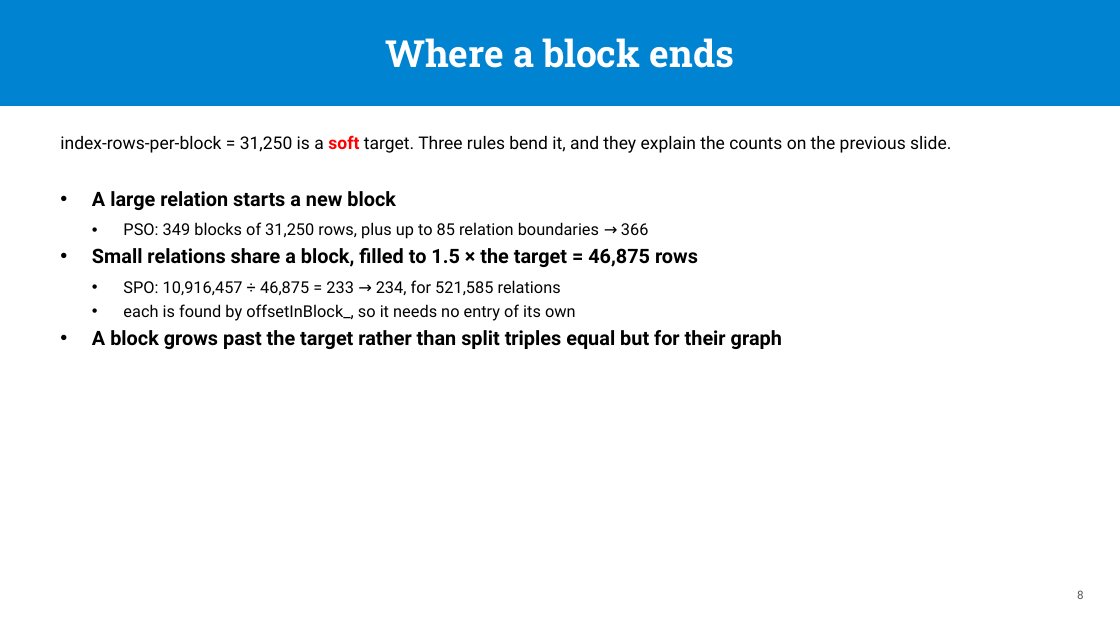
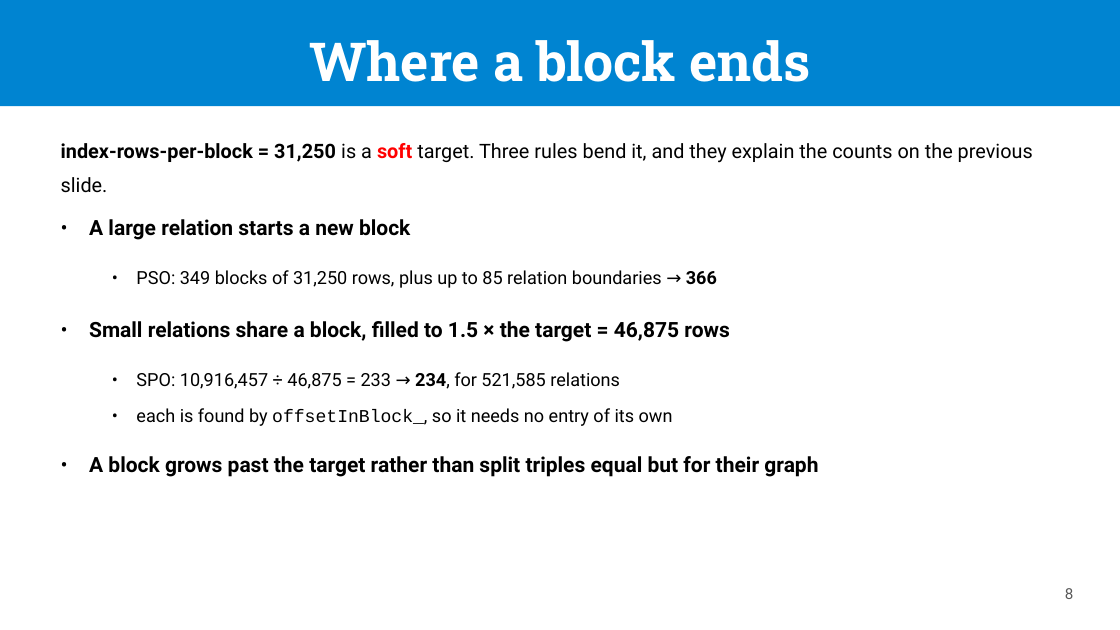
Before and after one commit to passage-org/passage, a slide deck: slide 8 of passage-qlever/slides/QLever as a Passage backend.pptx. Drawn at 1120x630 pixels with LibreOffice and Linux fonts; fonts in the diff are those of the drawing. Boxes give left, top, right and bottom in pixels: in the first picture for what was removed or moved away, otherwise in the second. Text is boxed around its words. In the diff, an @@ line names an element or a change of style, - is before the commit and + after.

```diff
--- a/passage-qlever/slides/QLever as a Passage backend.pptx
+++ b/passage-qlever/slides/QLever as a Passage backend.pptx
@@ text "Where a block ends": place and size @@
-text "Where a block ends" at box(385, 38, 734, 68)
+text "Where a block ends" at box(310, 40, 811, 82)
@@ text "Where a block ends" at box(310, 40, 811, 82): size 32 to 46 pt; line spacing 1 to 1.1; vertical alignment middle to top @@
@@ rectangle removed at box(0, 0, 1120, 106) @@
@@ rectangle added at box(0, 0, 1120, 106), fill #0084D1 @@
@@ text "index-rows-per-block = 31,250 is a ..." at box(61, 143, 1033, 193): size 15 to 17 pt; bold on in "index-rows-per-block = 31,250"; line spacing 1.2 to 1.4 @@
@@ text added at box(89, 219, 410, 240), 18 pt, text #000000, bold @@
+• A large relation starts a new block
@@ text added at box(136, 270, 717, 288), 15.5 pt, text #000000 @@
+• PSO: 349 blocks of 31,250 rows, plus up to 85 relation boundaries → 366
@@ text added at box(89, 321, 729, 342), 18 pt, text #000000, bold @@
+• Small relations share a block, filled to 1.5 × the target = 46,875 rows
@@ text at box(136, 372, 673, 426): text changed; size 14 to 15.5 pt @@
-• A large relation starts a new block
-  • PSO: 349 blocks of 31,250 rows, plus up to 85 relation boundaries → 366
-• Small relations share a block, filled to 1.5 × the target = 46,875 rows
-  • SPO: 10,916,457 ÷ 46,875 = 233 → 234, for 521,585 relations
-  • each is found by offsetInBlock_, so it needs no entry of its own
-• A block grows past the target rather than split triples equal but for their graph
+• SPO: 10,916,457 ÷ 46,875 = 233 → 234, for 521,585 relations
+• each is found by offsetInBlock_, so it needs no entry of its own
@@ text added at box(89, 456, 818, 477), 18 pt, text #000000, bold @@
+• A block grows past the target rather than split triples equal but for their graph
@@ text "8": place and size @@
-text "8" at box(1077, 590, 1084, 599)
+text "8" at box(1065, 588, 1074, 599)
@@ text "8" at box(1065, 588, 1074, 599): size 10 to 13 pt; line spacing 1 to 1.2 @@
```
Also in this commit, not shown: 15 other slides changed, 3 slides added, 11 other files.
